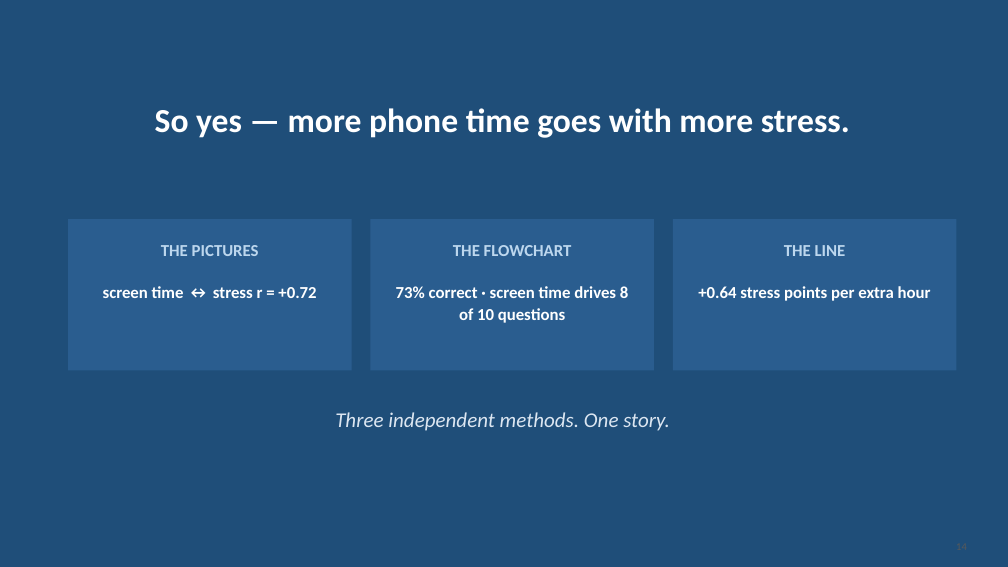
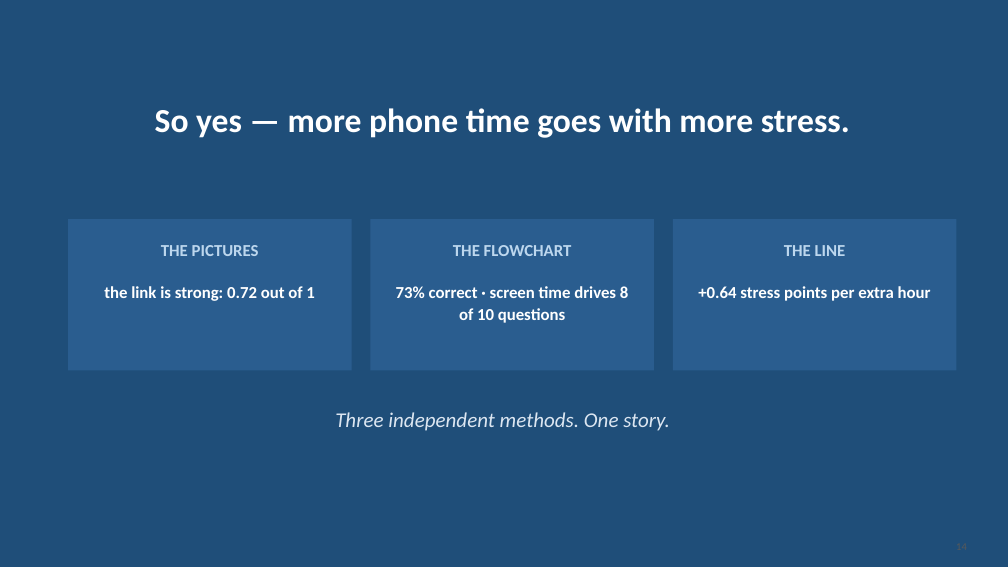
Before and after one commit to jaismine19/social-media-stress-analysis, a slide deck: slide 14 of presentation/Social_Media_Stress_Presentation.pptx. Drawn at 1008x567 pixels with LibreOffice and Linux fonts; fonts in the diff are those of the drawing. Boxes give left, top, right and bottom in pixels: in the first picture for what was removed or moved away, otherwise in the second. Text is boxed around its words. In the diff, an @@ line names an element or a change of style, - is before the commit and + after.

```diff
--- a/presentation/Social_Media_Stress_Presentation.pptx
+++ b/presentation/Social_Media_Stress_Presentation.pptx
@@ text at <box>104,286,314,301</box>: text changed @@
-screen time ↔ stress r = +0.72
+the link is strong: 0.72 out of 1
```
Also in this commit, not shown: 10 other slides changed.
